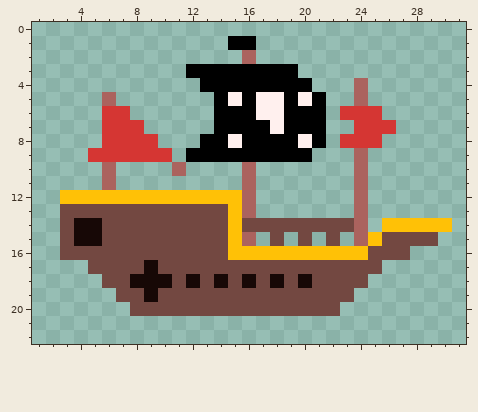
Pixel-art sprite -- packages/nouns-img-permutator/assets/layer-3/head-pirateship.png. The picture above was drawn from the file before the commit.
The file is 32x32 pixels. Shown: x 1..31, y 0..22.
Now the later version:
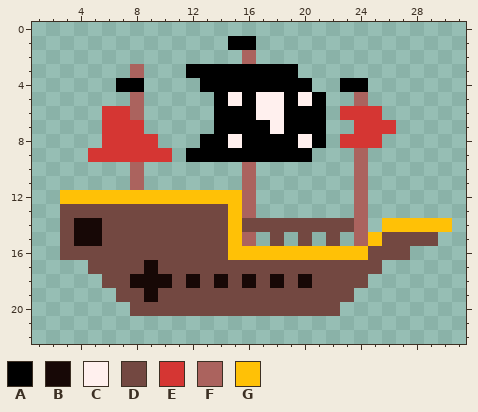
Palette (. is transparent): A #000000  B #170806  C #fff0ee  D #734841  E #d53633  F #ab635e  G #ffc106
The exact change:
y 3: x 8 . -> F
y 4: x 7..8 .. -> AA; x 23..24 .F -> AA
y 5: x 6 F -> .; x 8 . -> F
y 6: x 8 . -> F
y 10: x 6 F -> .; x 8 . -> F; x 11 F -> .
y 11: x 6 F -> .; x 8 . -> F
